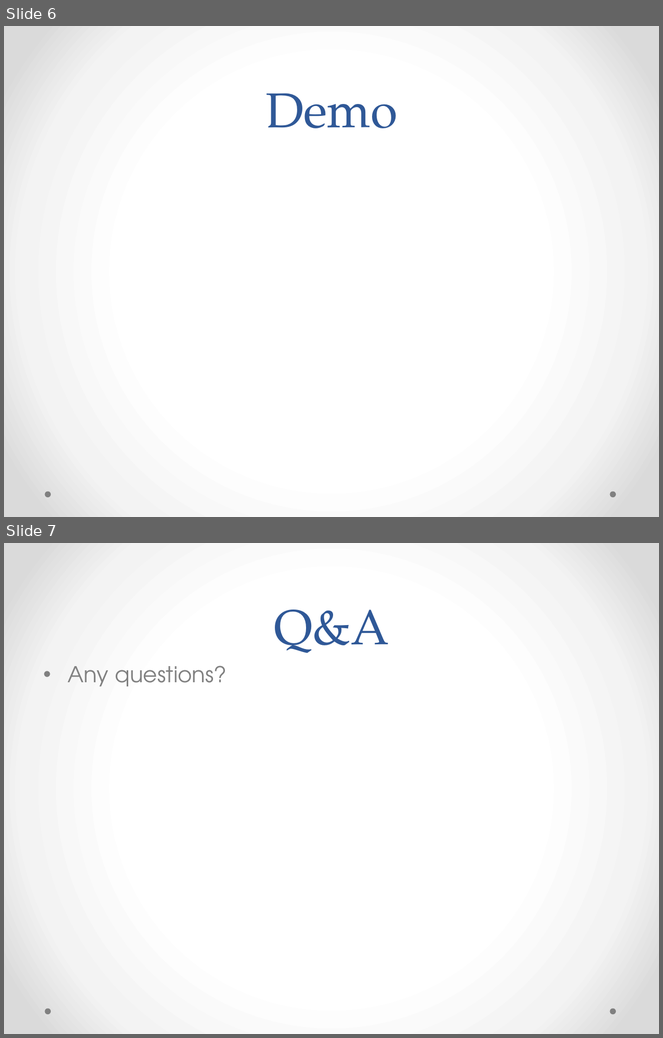
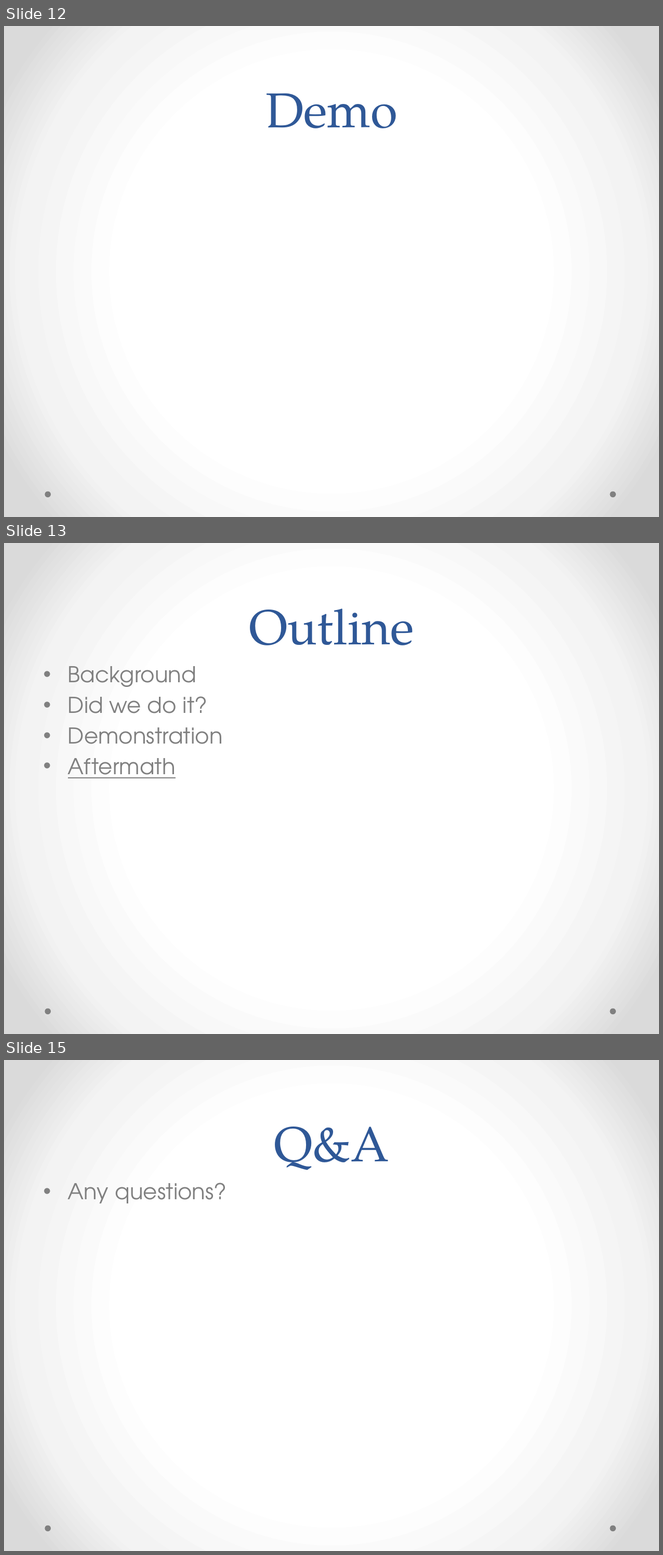
Before and after one commit to onethousandcats/acs560_course_project, a slide deck: Final Presentation/ACS560 Final Presentation.pptx. Shown one above the other, each under a label of ours: slides 6 and 7 before the commit, slides 12, 13 and 15 after it; the slides between them are not shown. The pictures are 663x1038 and 663x1555 pixels, drawn with LibreOffice and Linux fonts; fonts in the diff are those of the drawing. Boxes give left, top, right and bottom in pixels: in the first picture for what was removed or moved away, otherwise in the second. Text is boxed around its words. In the diff, an @@ line names an element or a change of style, - is before the commit and + after.

```diff
--- a/Final Presentation/ACS560 Final Presentation.pptx
+++ b/Final Presentation/ACS560 Final Presentation.pptx
@@ slide 13 added at (4,543,659,1034), background gradient #FFFFFF to #F4F4F4 to #DADADA; not listed: 2 template elements that a slide beside it also shows @@
@@ title added at (249,609,414,645), 54 pt, text #2F5897 @@
+Outline
@@ text added at (68,666,223,779), 24 pt, text #808080 @@
+• Background
+• Did we do it?
+• Demonstration
+• Aftermath
@@ what was slide 6 is now slide 12 @@
@@ what was slide 7 is now slide 15 @@
```
Also in this commit, not shown: 4 slides changed, 7 other slides added, 2 other files.
